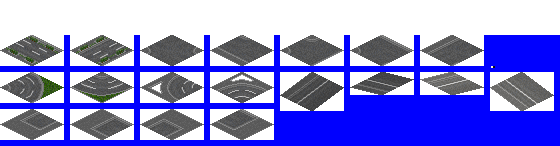
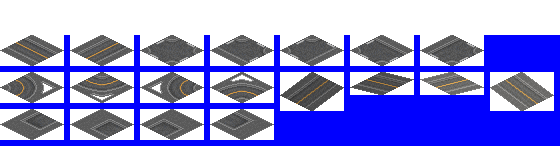
Layers edited between the first and the second 560x146 image:
hid "Bushes" over [10, 36, 124, 63]
hid "Ground pot" over [6, 37, 128, 64]
hid "Avenue Curb Overlap L" over [28, 35, 460, 126]
painted on "Underlay" (1st of 2, in "Sidewalk" › "Hide R" › "Hide L") over [26, 37, 59, 53]
painted on "Curbs" over [24, 37, 58, 55]
showed group "Crossing Markings" (3 layers) over [149, 36, 475, 64]
hid "Dashed White Avenue L" over [16, 39, 538, 104]
showed "Solid Yellow", painted on it over [15, 42, 538, 104]
showed "Ambient Occlusion" over [6, 35, 554, 136]
